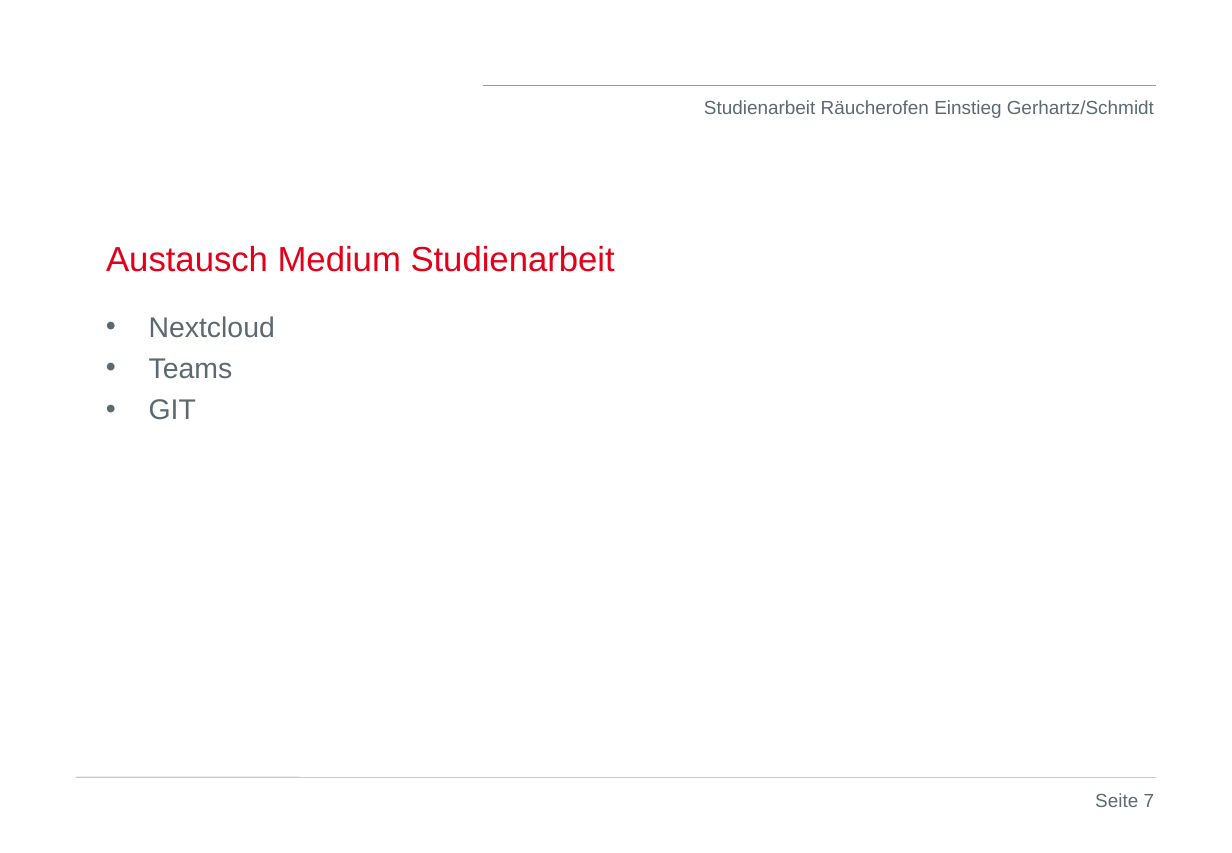
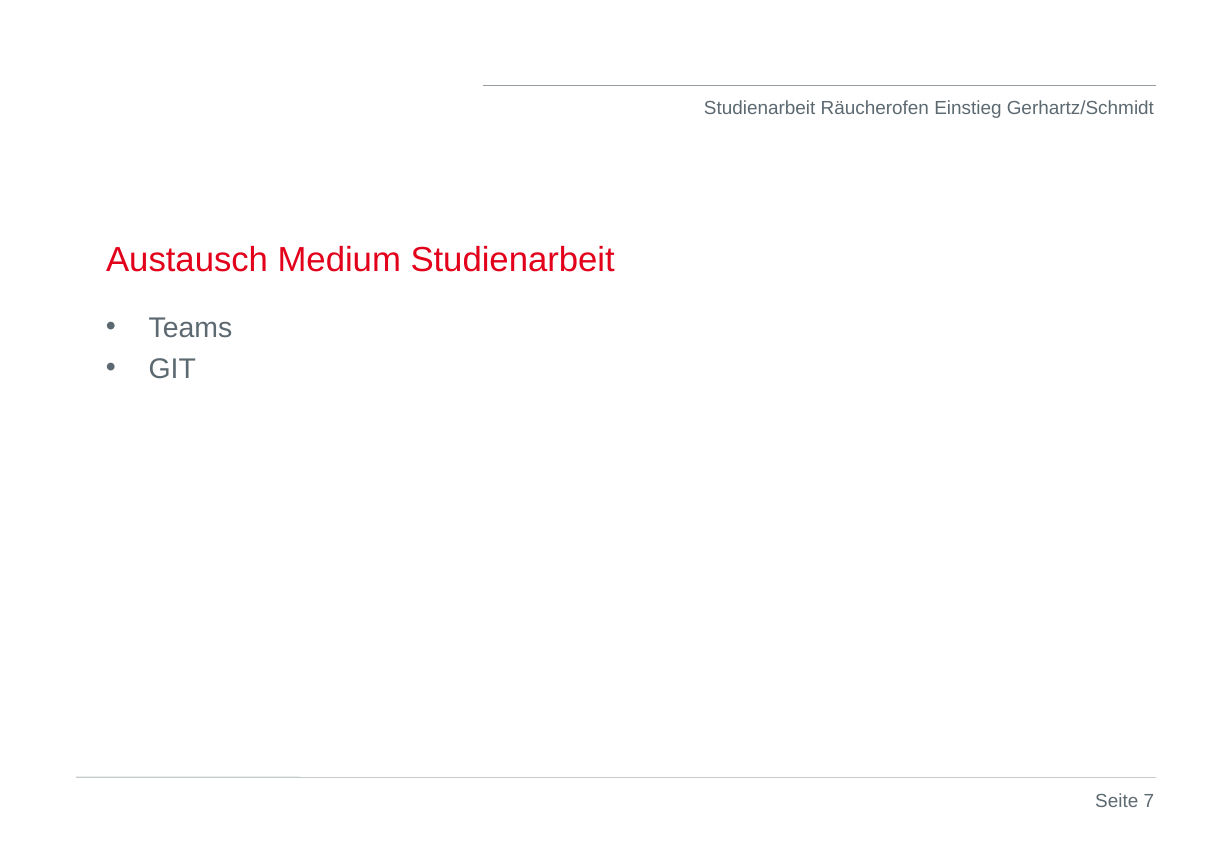
Before and after one commit to stege00/Raeucherofen, a slide deck: slide 7 of 05_Dokumente_DHBW/Präsentationen/KW40_2021_Studienarbeit_Gerhartz_Schmidt_Einstieg.ppt. Drawn at 1232x853 pixels with LibreOffice and Linux fonts; fonts in the diff are those of the drawing; background and template pictures are left out. Boxes give left, top, right and bottom in pixels: in the first picture for what was removed or moved away, otherwise in the second. Text is boxed around its words. In the diff, an @@ line names an element or a change of style, - is before the commit and + after.

```diff
--- a/05_Dokumente_DHBW/Präsentationen/KW40_2021_Studienarbeit_Gerhartz_Schmidt_Einstieg.ppt
+++ b/05_Dokumente_DHBW/Präsentationen/KW40_2021_Studienarbeit_Gerhartz_Schmidt_Einstieg.ppt
@@ text at bbox=[149, 316, 275, 338]: paragraph removed @@
-• Nextcloud
```
Also in this commit, not shown: 2 slides added, 1 slide removed.
